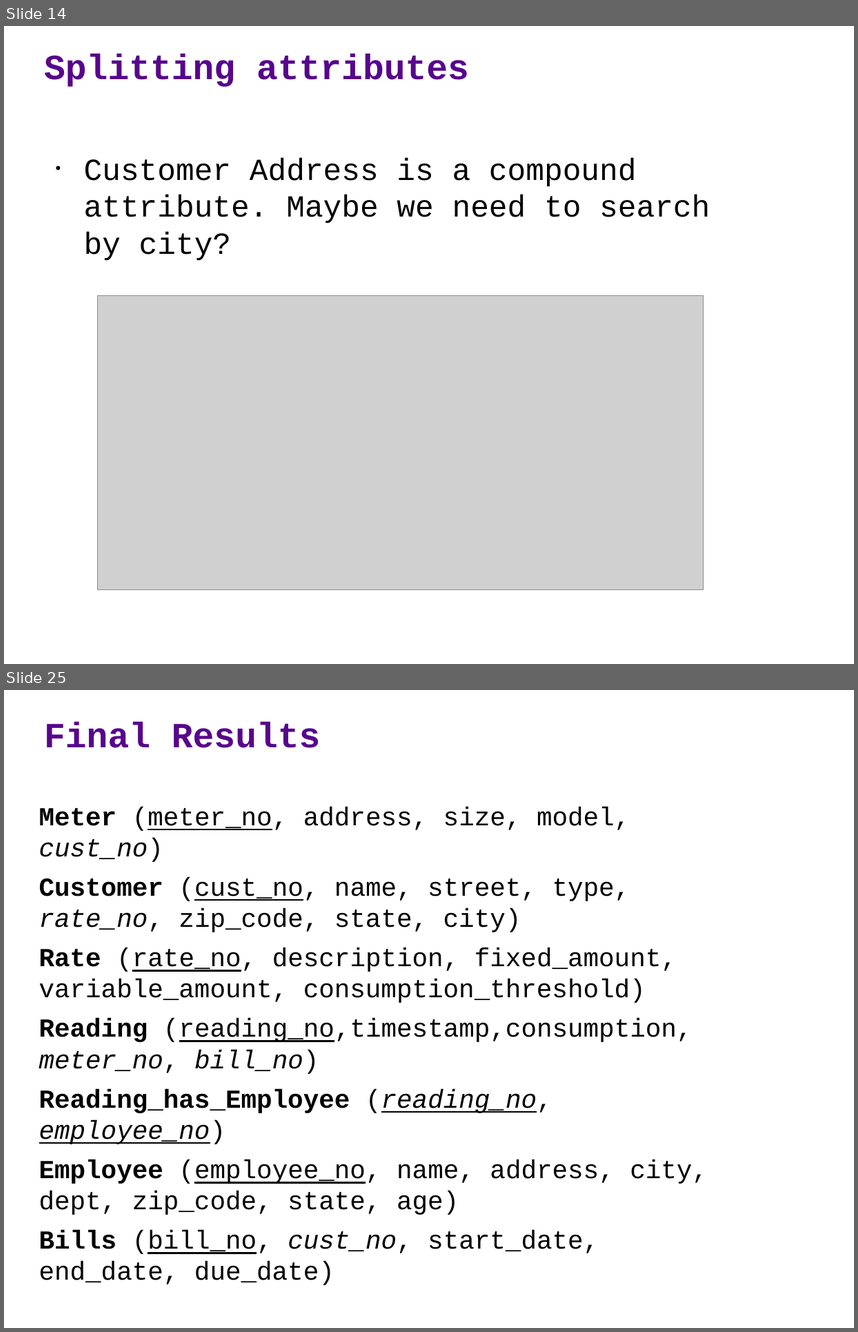
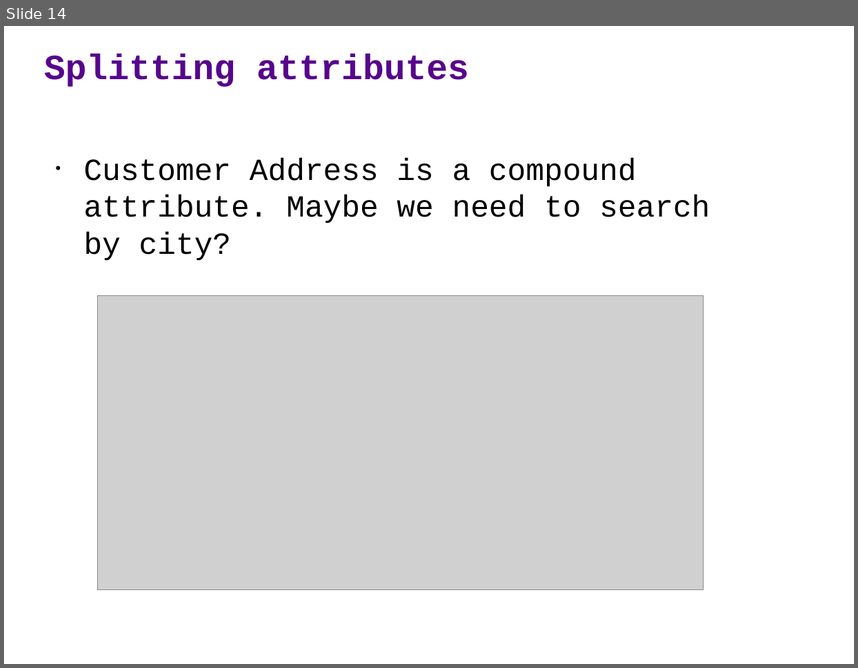
Before and after one commit to ipeirotis/introduction-to-databases, a slide deck: session1/A2-ER_modeling-WaterUtility.pptx. Shown one above the other, each under a label of ours: slides 14 and 25 before the commit, slide 14 after it; the slides between them are not shown. The pictures are 858x1332 and 858x668 pixels, drawn with LibreOffice and Linux fonts; fonts in the diff are those of the drawing; grey boxes stand for pictures. Boxes give left, top, right and bottom in pixels: in the first picture for what was removed or moved away, otherwise in the second. Text is boxed around its words. In the diff, an @@ line names an element or a change of style, - is before the commit and + after.

```diff
--- a/session1/A2-ER_modeling-WaterUtility.pptx
+++ b/session1/A2-ER_modeling-WaterUtility.pptx
@@ slide 25 removed at <box>4,690,854,1328</box>, background #FFFFFF @@
@@ text removed at <box>44,721,321,748</box> @@
-Final Results
@@ text removed at <box>39,807,708,1285</box> @@
-Meter (meter_no, address, size, model, cust_no)
-Customer (cust_no, name, street, type, rate_no, zip_code, state, city)
-Rate (rate_no, description, fixed_amount, variable_amount, consumption_threshold)
-Reading (reading_no,timestamp,consumption, meter_no, bill_no)
-Reading_has_Employee (reading_no, employee_no)
-Employee (employee_no, name, address, city, dept, zip_code, state, age)
-Bills (bill_no, cust_no, start_date, end_date, due_date)
```
Also in this commit, not shown: 12 other slides removed.
